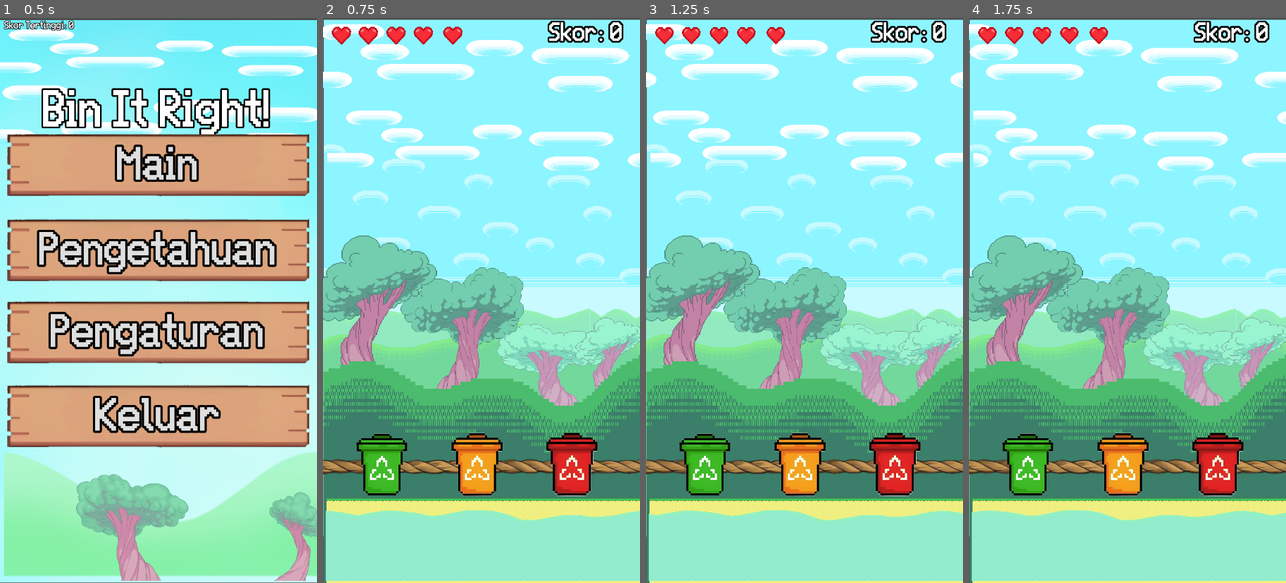
Above: before the commit, frames 1-4 (left to right).
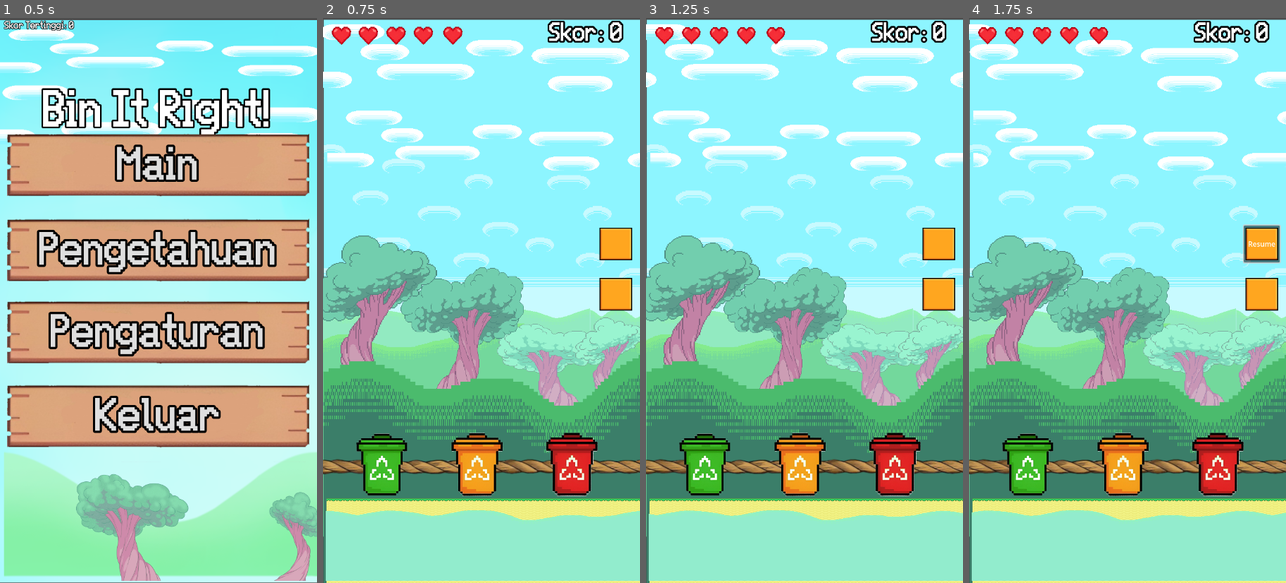
Above: after the commit, the same moments.

Repository: RaFYWStud/Project_GameDev
Game: Godot game, scene res://Scenes/MainMenu.tscn
Two runs of this game, one before a commit and one after it. Both use one fixed random seed, a clock stepped at 60 frames per second and the inputs below.
Inputs (mouse positions are in pixels of both pictures, inside the frame that each line leads up to):
- Up to frame 1 (0.5 s): no input
- Up to frame 2 (0.75 s): click "Main" at 0.5 s
- Up to frame 3 (1.25 s): no input
- Up to frame 4 (1.75 s): click (1260, 244) at 1.27 s

Frame 1 is identical in both runs. In frame 2, 1.2% of the frame differs, in the area x 87-98%, y 37-52%; in frame 3, 1.2%; in frame 4, 1.5%, in the area x 86-99%, y 36-52%.

Commit message:
menambahkan fitur pause dan retry

Diff:
--- a/Scenes/GameOver.tscn
+++ b/Scenes/GameOver.tscn
@@ -29,6 +29,7 @@
 offset_bottom = 358.0
 theme_override_colors/font_shadow_color = Color(0, 0, 0, 1)
 theme_override_colors/font_outline_color = Color(0, 0, 0, 1)
+theme_override_constants/outline_size = 25
 theme_override_fonts/font = ExtResource("2_o4k8f")
 theme_override_font_sizes/font_size = 120
 text = "Game Over!"
@@ -42,6 +43,8 @@
 offset_top = 242.0
 offset_right = 709.0
 offset_bottom = 511.0
+theme_override_constants/outline_size = 25
+theme_override_fonts/font = ExtResource("2_o4k8f")
 theme_override_font_sizes/font_size = 100
 text = "Skor:
 "
--- a/Scenes/MainSceneTrash.gd
+++ b/Scenes/MainSceneTrash.gd
@@ -1,4 +1,5 @@
 extends Node2D
+
 
 @export var spawn_interval = 3
 var spawn_timer = 0.0
@@ -8,12 +9,15 @@
 var spawn_increase_rate = 0.01
 var rotation_speed = 180.0
 
+
 # Variabel untuk nyawa dan skor
 var lives = 5
 var score = 0
 
 @onready var lives_node = $Lives  # Akses node Lives
 @onready var score_label = $ScoreLabel
+
+
 
 func _ready():
 	trash_scenes = [
--- a/Scenes/main.tscn
+++ b/Scenes/main.tscn
@@ -26,6 +26,9 @@
 [ext_resource type="FontFile" uid="uid://c6iy4fydtc4b0" path="res://Assets/ManualAsset/Fonts/easvhs.ttf" id="24_f6qqn"]
 [ext_resource type="Shader" path="res://Scenes/HeartBeat.gdshader" id="25_g73im"]
 [ext_resource type="Texture2D" uid="uid://bnylsltjvu4yq" path="res://Assets/ManualAsset/Heart.png" id="25_sa8td"]
+[ext_resource type="Texture2D" uid="uid://dayb1bn58dqy4" path="res://Assets/ManualAsset/UI_Flat_FrameSlot03a.png" id="27_7y4js"]
+[ext_resource type="Script" path="res://Scenes/pause_play.gd" id="28_cx538"]
+[ext_resource type="Script" path="res://Scenes/retry.gd" id="29_3tbbb"]
 
 [sub_resource type="ShaderMaterial" id="ShaderMaterial_6os7s"]
 shader = ExtResource("7_u4kkr")
@@ -314,6 +317,29 @@
 texture = ExtResource("25_sa8td")
 metadata/_edit_lock_ = true
 
+[node name="Pause_Play" type="Button" parent="."]
+offset_left = 264.0
+offset_top = -170.0
+offset_right = 346.0
+offset_bottom = -86.0
+theme_type_variation = &"FlatButton"
+toggle_mode = true
+icon = ExtResource("27_7y4js")
+icon_alignment = 1
+expand_icon = true
+script = ExtResource("28_cx538")
+
+[node name="Retry" type="Button" parent="."]
+offset_left = 264.0
+offset_top = -56.0
+offset_right = 346.0
+offset_bottom = 28.0
+theme_type_variation = &"FlatButton"
+icon = ExtResource("27_7y4js")
+icon_alignment = 1
+expand_icon = true
+script = ExtResource("29_3tbbb")
+
 [connection signal="area_entered" from="WaterArea" to="." method="_on_water_area_entered"]
 [connection signal="area_entered" from="TrashBinGroup/OrganicBin" to="." method="_on_organic_bin_area_entered"]
 [connection signal="area_entered" from="TrashBinGroup/AnorganicBin" to="." method="_on_area_2d_area_entered"]
--- /dev/null
+++ b/Scenes/pause_play.gd
@@ -0,0 +1,14 @@
+extends Button
+
+func _ready() -> void:
+	# Tombol tetap berfungsi saat game terpause
+	self.process_mode = Node.PROCESS_MODE_ALWAYS
+	self.connect("toggled", Callable(self, "_on_pause_button_toggled"))
+
+func _on_pause_button_toggled(button_pressed: bool) -> void:
+	if button_pressed:
+		get_tree().paused = true  # Pause game
+		text = "Resume"
+	else:
+		get_tree().paused = false  # Resume game
+		text = "Pause"
--- /dev/null
+++ b/Scenes/retry.gd
@@ -0,0 +1,14 @@
+extends Button
+
+func _ready() -> void:
+	# Pastikan tombol tetap aktif meskipun game dalam keadaan paused
+	self.process_mode = Node.PROCESS_MODE_ALWAYS  # Tombol tetap aktif saat game pause
+	self.connect("pressed", Callable(self, "_on_retry_button_pressed"))
+
+func _on_retry_button_pressed() -> void:
+	# Jika game dalam keadaan pause, nonaktifkan pause terlebih dahulu
+	get_tree().paused = false  # Matikan pause agar game bisa dimulai ulang
+
+	# Muat ulang scene saat ini untuk mengulang game
+	var scene_path = get_tree().current_scene.scene_file_path
+	get_tree().change_scene_to_file(scene_path)
Binary file added: Assets/ManualAsset/UI_Flat_FrameSlot03a.png
Not shown, added: Assets/ManualAsset/UI_Flat_FrameSlot03a.png.import
Not shown: 1 places in Scenes/GameOver.tscn that only renumber resources
Not shown: 1 places in Scenes/main.tscn that only renumber resources
